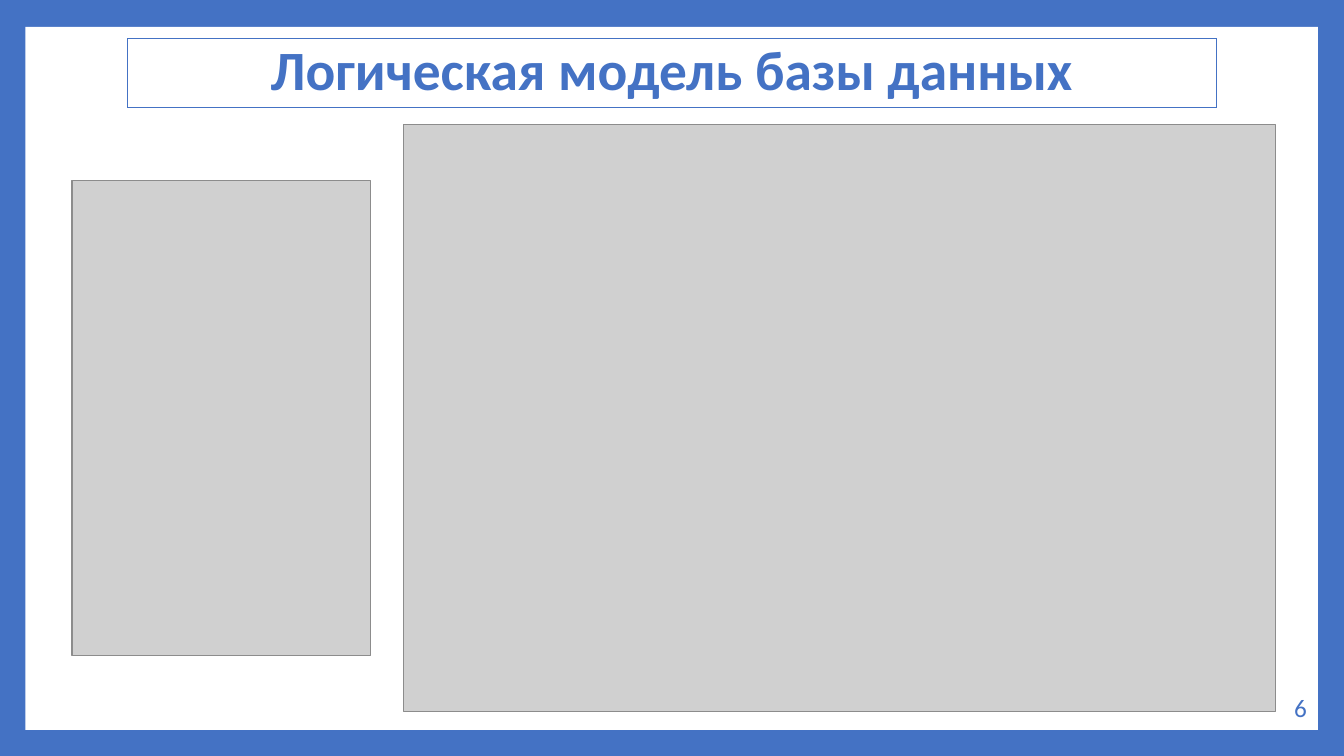
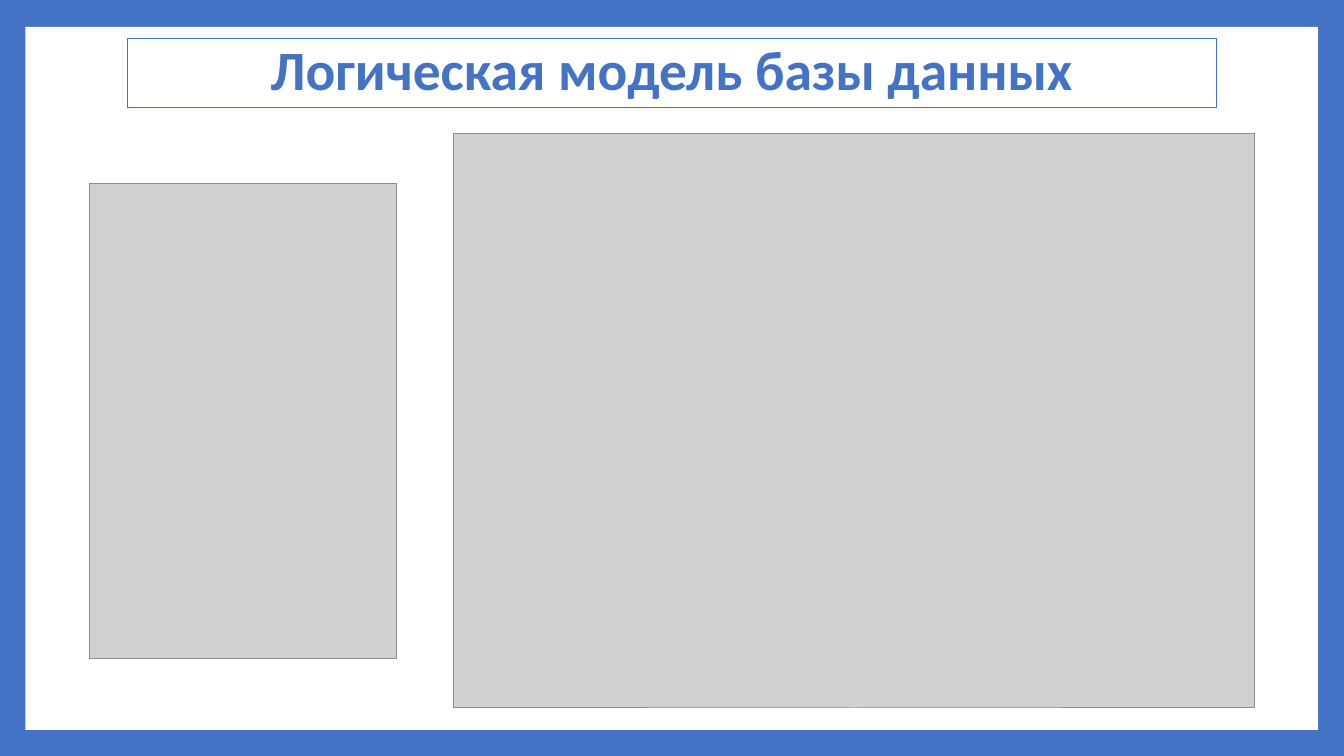
Before and after one commit to artem5438/my-first-repo2, a slide deck: slide 7 of docs/Пояснительные_материалы/Презентация_к_защите.pptx (slide 6 before the commit). Drawn at 1344x756 pixels with LibreOffice and Linux fonts; fonts in the diff are those of the drawing; grey boxes stand for pictures. Boxes give left, top, right and bottom in pixels: in the first picture for what was removed or moved away, otherwise in the second. Text is boxed around its words. In the diff, an @@ line names an element or a change of style, - is before the commit and + after.

```diff
--- a/docs/Пояснительные_материалы/Презентация_к_защите.pptx
+++ b/docs/Пояснительные_материалы/Презентация_к_защите.pptx
@@ picture: place and size @@
-picture at [403, 125, 1276, 712]
+picture at [454, 134, 1255, 708]
@@ picture: place and size @@
-picture at [72, 180, 370, 656]
+picture at [90, 184, 397, 659]
@@ text removed at [1294, 700, 1307, 717] @@
-6
```
Also in this commit, not shown: 11 other slides changed, 6 slides added, 2 slides removed, 10 other files.
